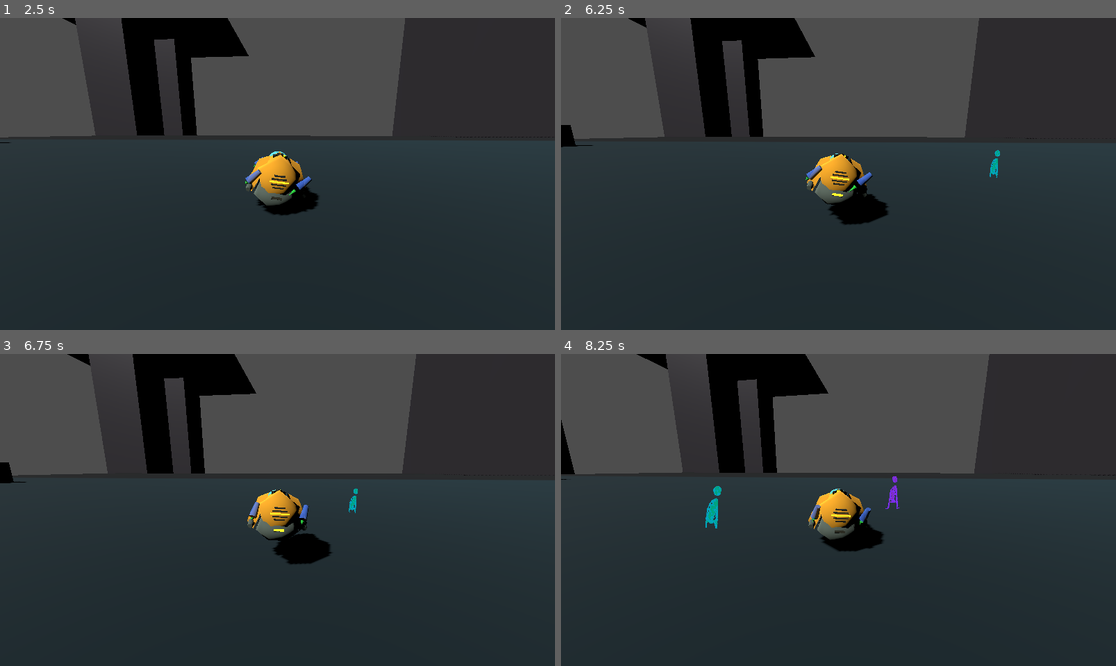
Above: before the commit, frames 1-4 (two rows, left to right).
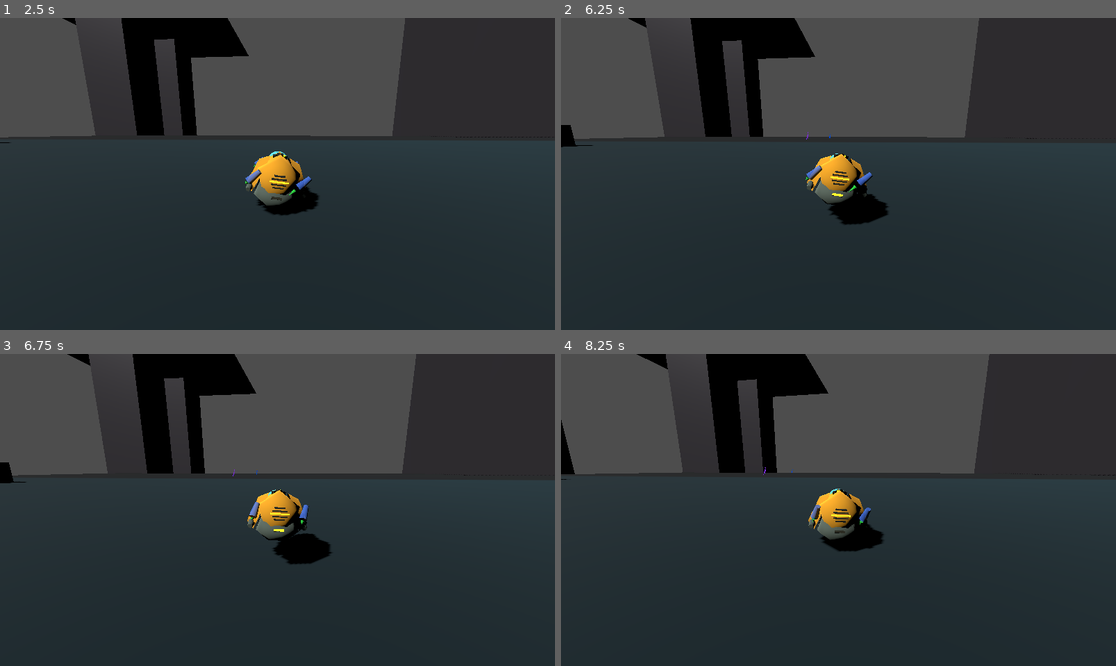
Above: after the commit, the same moments.

Repository: TaxiService/fcar
Game: Godot game, scene res://main.tscn
Same seed, same stepped clock (60 frames per second), same inputs: the game is played once before the commit and once after it. The engine's default icon, where the game draws it, is replaced by a stand-in: a white triangle on a blue panel in a dark square.
Inputs (mouse positions are in pixels of both pictures, inside the frame that each line leads up to):
- Up to frame 1 (2.5 s): move the mouse to (399, 158) at 0.52 s; hold D (strafe_right) 0.53-1.28 s; hold C (crouch) 0.53-1.28 s; click (399, 158) at 0.67 s; tap Space (jump) at 0.77, 1.52 s; move the mouse to (166, 189) at 1.27 s; hold S (backward) 1.28-2.03 s; tap V (toggle_auto_hover) at 1.35 s; move the mouse to (333, 105) at 2.02 s; hold D (strafe_right) from 2.03 s (still down); tap Ctrl (toggle_com_compensation) at 2.1 s
- Up to frame 2 (6.25 s): move the mouse to (810, 236) at 2.77 s; release D (strafe_right) at 2.78 s; hold W (forward) 2.78-3.53 s; tap Shift at 2.85, 5.85 s; click (810, 236) at 2.92 s; tap Space (jump) at 3.02, 3.77, 4.52, 6.02 s; move the mouse to (1005, 220) at 3.52 s; hold C (crouch) 3.53-4.28 s; hold A (strafe_left) 3.53-5.03 s; move the mouse to (672, 127) at 4.27 s; tap V (toggle_auto_hover) at 4.35 s; move the mouse to (866, 174) at 5.02 s; hold S (backward) 5.03-5.78 s; tap Ctrl (toggle_com_compensation) at 5.1 s; click (866, 174) at 5.17 s; move the mouse to (755, 96) at 5.77 s; hold D (strafe_right) from 5.78 s (still down)
- Up to frame 3 (6.75 s): move the mouse to (399, 494) at 6.52 s; release D (strafe_right) at 6.53 s; hold W (forward) from 6.53 s (still down); hold C (crouch) from 6.53 s (still down)
- Up to frame 4 (8.25 s): tap Space (jump) at 6.77, 7.52 s; move the mouse to (727, 525) at 7.27 s; release W (forward) at 7.28 s; release C (crouch) at 7.28 s; hold D (strafe_right) 7.28-8.03 s; tap V (toggle_auto_hover) at 7.35 s; click (727, 525) at 7.42 s; move the mouse to (894, 441) at 8.02 s; hold S (backward) from 8.03 s (still down); tap Ctrl (toggle_com_compensation) at 8.1 s

Frame 1 is identical in both runs. In frame 2, less than 0.1% of the frame differs, in the area x 44-80%, y 36-52%; in frame 3, less than 0.1%; in frame 4, 0.3%, in the area x 26-62%, y 36-56%.

Commit message:
made some zones where ppl spawn

Diff:
--- a/main.tscn
+++ b/main.tscn
@@ -257,25 +257,6 @@
 transform = Transform3D(1, 0, 0, 0, -4.371139e-08, 1, 0, -1, -4.371139e-08, 0, -0.021846801, 0.23164213)
 mesh = SubResource("CylinderMesh_lquwl")
 
-[node name="PeopleManager" type="Node" parent="."]
-script = ExtResource("6_people")
-
-[node name="SpawnSurface" type="Node3D" parent="."]
-transform = Transform3D(1, 0, 0, 0, 1, 0, 0, 0, 1, 0, -0.58870864, 0)
-script = ExtResource("7_spawn")
-enabled = true
-max_people = 50
-color_set_index = 2
-bounds_size = Vector3(50, 0, 50)
-
-[node name="SpawnSurface2" type="Node3D" parent="."]
-transform = Transform3D(1, 0, 0, 0, 1, 0, 0, 0, 1, -59.19019, 2.695621, -5.3794365)
-script = ExtResource("7_spawn")
-enabled = true
-max_people = 50
-color_set_index = 1
-bounds_size = Vector3(30, 0, 30)
-
 [node name="city" type="Node" parent="."]
 
 [node name="Floor" type="StaticBody3D" parent="city"]
@@ -414,6 +395,25 @@
 [node name="MeshInstance3D" type="MeshInstance3D" parent="city/Building7"]
 mesh = SubResource("BoxMesh_h3x72")
 
+[node name="PeopleManager" type="Node" parent="."]
+script = ExtResource("6_people")
+
+[node name="SpawnSurface1" type="Node3D" parent="."]
+transform = Transform3D(1, 0, 0, 0, 1, 0, 0, 0, 1, 0, 0.10619187, 0)
+script = ExtResource("7_spawn")
+enabled = true
+max_people = 50
+color_set_index = 2
+bounds_size = Vector3(100, 0, 100)
+
+[node name="SpawnSurface2" type="Node3D" parent="."]
+transform = Transform3D(1, 0, 0, 0, 1, 0, 0, 0, 1, -59.27123, 2.7867332, -5.4739046)
+script = ExtResource("7_spawn")
+enabled = true
+max_people = 50
+color_set_index = 1
+bounds_size = Vector3(30, 0, 30)
+
 [node name="SpawnSurface3" type="Node3D" parent="."]
 transform = Transform3D(1, 0, 0, 0, 1, 0, 0, 0, 1, -304.52493, 13.921724, 69.873314)
 script = ExtResource("7_spawn")
@@ -428,3 +428,49 @@
 enabled = true
 max_people = 50
 bounds_size = Vector3(30, 0, 30)
+
+[node name="SpawnSurface5" type="Node3D" parent="."]
+transform = Transform3D(1, 0, 0, 0, 1, 0, 0, 0, 1, -304.52493, -111.485374, 69.873314)
+script = ExtResource("7_spawn")
+enabled = true
+max_people = 50
+color_set_index = 1
+bounds_size = Vector3(30, 0, 30)
+
+[node name="SpawnSurface6" type="Node3D" parent="."]
+transform = Transform3D(1, 0, 0, 0, 1, 0, 0, 0, 1, 91.3519, 136.54045, -66.47228)
+script = ExtResource("7_spawn")
+enabled = true
+max_people = 50
+bounds_size = Vector3(30, 0, 30)
+
+[node name="SpawnSurface7" type="Node3D" parent="."]
+transform = Transform3D(1, 0, 0, 0, 1, 0, 0, 0, 1, 28.589527, 143.93634, 213.12761)
+script = ExtResource("7_spawn")
+enabled = true
+max_people = 50
+color_set_index = 2
+bounds_size = Vector3(30, 0, 30)
+
+[node name="SpawnSurface8" type="Node3D" parent="."]
+transform = Transform3D(1, 0, 0, 0, 1, 0, 0, 0, 1, -189.17351, 138.57793, -294.28735)
+script = ExtResource("7_spawn")
+enabled = true
+max_people = 50
+bounds_size = Vector3(100, 0, 100)
+
+[node name="SpawnSurface9" type="Node3D" parent="."]
+transform = Transform3D(1, 0, 0, 0, 1, 0, 0, 0, 1, -172.49275, 138.82335, -246.1421)
+script = ExtResource("7_spawn")
+enabled = true
+max_people = 50
+color_set_index = 1
+bounds_size = Vector3(100, 0, 100)
+
+[node name="SpawnSurface10" type="Node3D" parent="."]
+transform = Transform3D(1, 0, 0, 0, 1, 0, 0, 0, 1, -217.57185, 138.57793, -333.74377)
+script = ExtResource("7_spawn")
+enabled = true
+max_people = 50
+color_set_index = 2
+bounds_size = Vector3(100, 0, 100)
